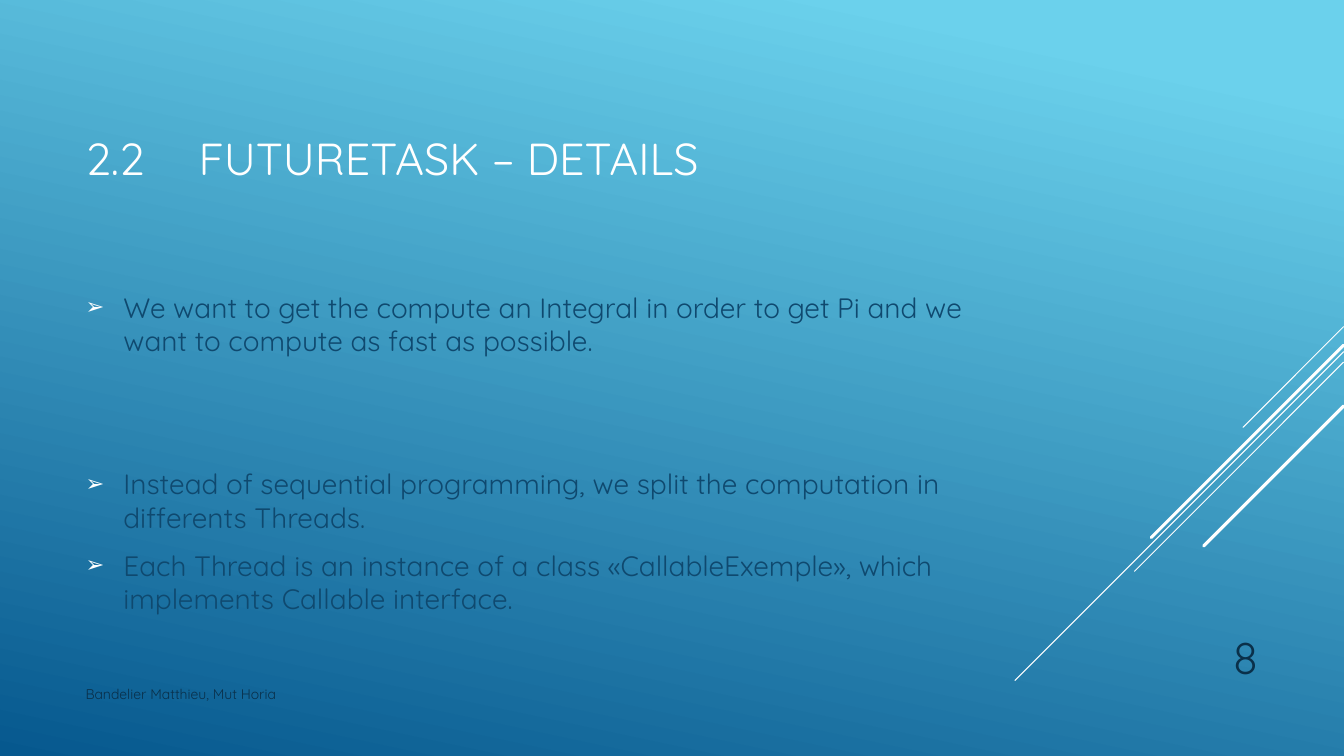
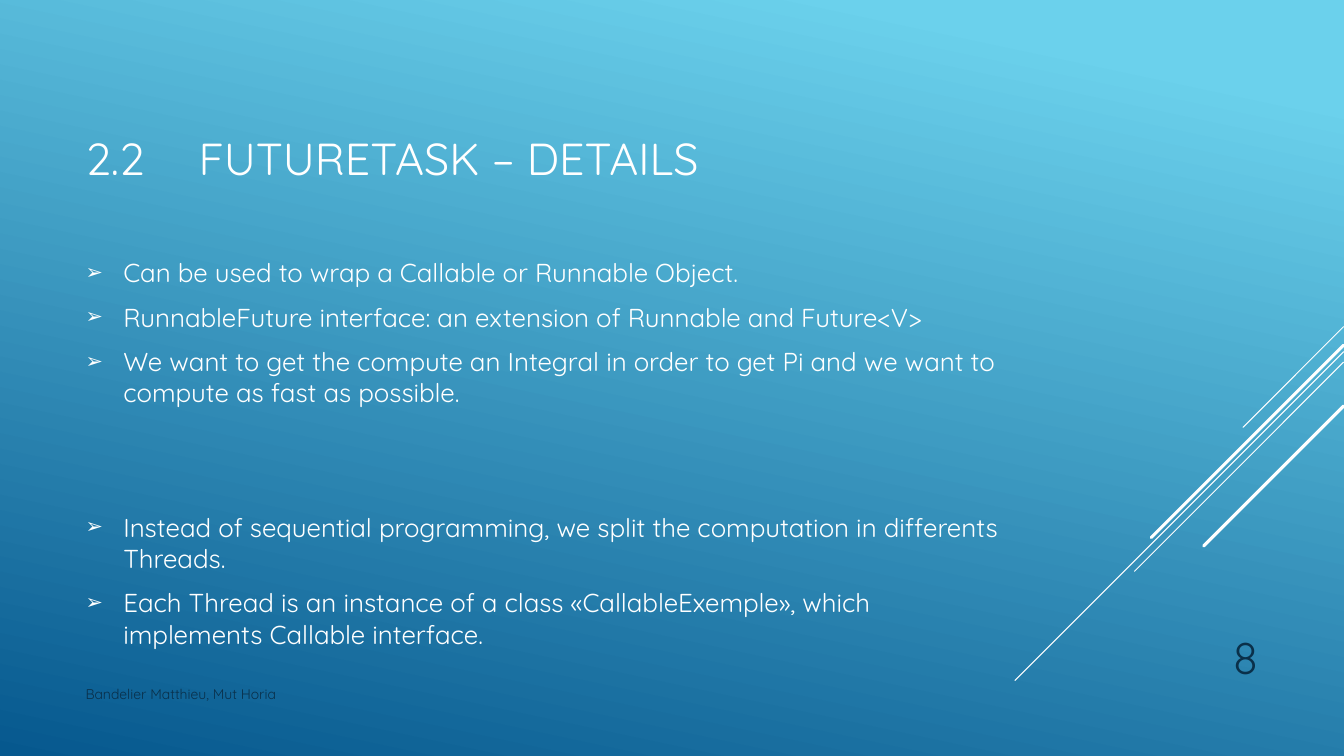
Before and after one commit to Drakesinger/FutureTaskAndCallable, a slide deck: slide 8 of presentation/CallableFutureTask.pptx. Drawn at 1344x756 pixels with LibreOffice and Linux fonts; fonts in the diff are those of the drawing. Boxes give left, top, right and bottom in pixels: in the first picture for what was removed or moved away, otherwise in the second. Text is boxed around its words. In the diff, an @@ line names an element or a change of style, - is before the commit and + after.

Commit message:
Add Specialized FutureTask.

```diff
--- a/presentation/CallableFutureTask.pptx
+++ b/presentation/CallableFutureTask.pptx
@@ text at <box>123,263,922,328</box>: paragraphs added @@
+➢ Can be used to wrap a Callable or Runnable Object.
+➢ RunnableFuture interface: an extension of Runnable and Future<V>
@@ text at <box>123,352,998,649</box>: size 20 to 18.5 pt, text colour #0F496F to #FFFFFF in "We want to get the compute an ...", "Instead of sequential programming, we split the ...", "Each Thread is an instance of a ..." @@
```
Also in this commit, not shown: 6 other slides changed, 3 other files.
